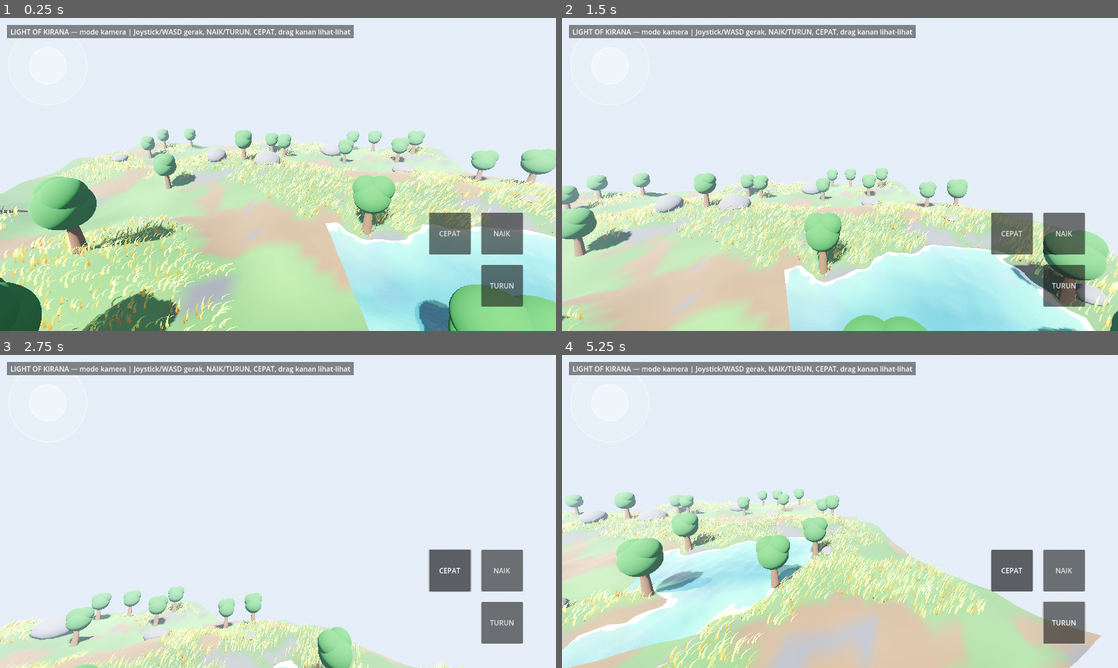
Above: before the commit, frames 1-4 (two rows, left to right).
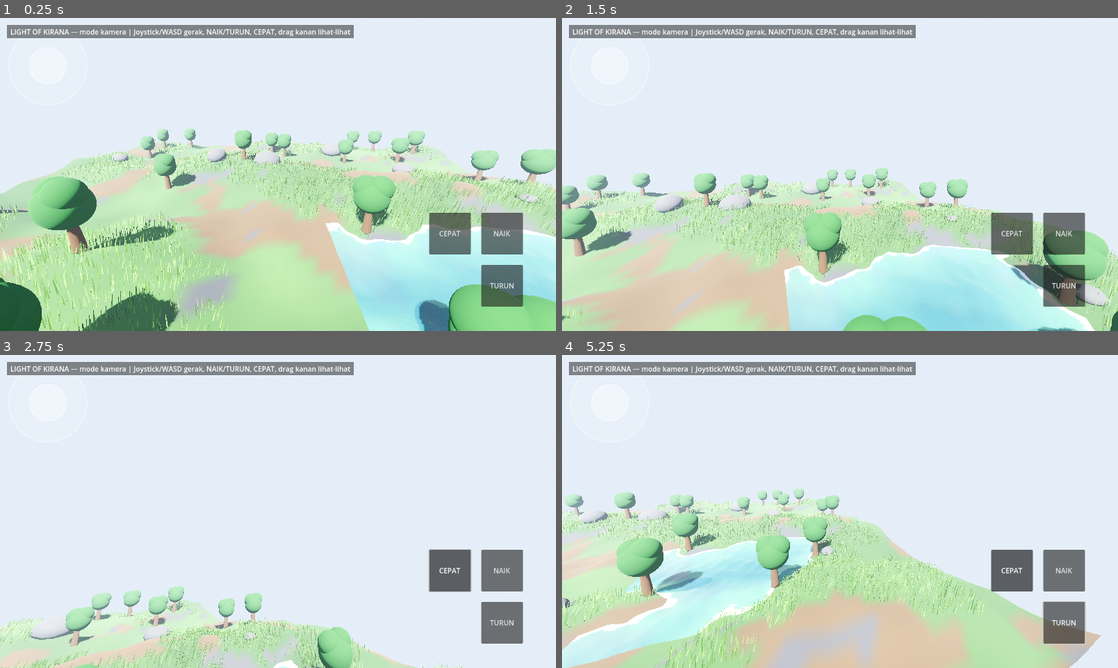
Above: after the commit, the same moments.

Repository: bagus123triga/light-of-kirana
Game: Godot game, scene res://scenes/main.tscn
The game is run twice, just before and just after one commit, with the same random seed, the same clock (stepped at 60 frames per second) and the same inputs.
Inputs (mouse positions are in pixels of both pictures, inside the frame that each line leads up to):
- Up to frame 1 (0.25 s): no input
- Up to frame 2 (1.5 s): drag from (612, 64) to (895, 105) at 0.52 s; drag from (728, 190) to (812, 237) at 1.27 s
- Up to frame 3 (2.75 s): click "CEPAT" at 2 s
- Up to frame 4 (5.25 s): click "NAIK" at 2.75 s; click "TURUN" at 3.5 s; move the mouse to (895, 442) at 4.27 s; hold D 4.28-5 s; hold Shift 4.28-5 s; drag from (812, 574) to (673, 464) at 5.02 s

The runs differ from the first frame. In frame 1, 9.1% of the frame differs, in the area x 0-100%, y 38-100%; in frame 2, 5.5%; in frame 3, 2.5%; in frame 4, 6.1%.

Commit message:
Rumput lurus+runcing, warna ngikut tanah, angin sinkron suara, burung dihapus

Diff:
--- a/scripts/ambience.gd
+++ b/scripts/ambience.gd
@@ -3,13 +3,15 @@
 ## Suara dunia — REKAMAN ASLI dari Mixkit (lisensi gratis Mixkit, boleh
 ## dipakai di proyek/game), bukan sintesis. File di res://assets/audio/:
 ## wind (Wind blowing ambience, 62 dtk), water (Water flowing ambience
-## loop, 51 dtk), birds (Morning birds, potongan 30 dtk), step_grass
-## (Grass step), step_dirt (Footsteps in the forest ground — 1 langkah
-## 0.7 dtk dipotong dari loop), step_rock (Footsteps on stones loop —
-## 1 langkah 0.7 dtk dipotong dari loop), chop (Wood hard hit), fall
-## (Tree branch brake), splash (Water splash).
+## loop, 51 dtk), step_grass (Grass step), step_dirt (Footsteps in the
+## forest ground — 1 langkah 0.7 dtk dipotong dari loop), step_rock
+## (Footsteps on stones loop — 1 langkah 0.7 dtk dipotong dari loop),
+## chop (Wood hard hit), fall (Tree branch brake), splash (Water splash).
+## Suara burung DIHAPUS (minta Bagus 2026-11-09: tidak ada burung).
 ## Langkah tanah/batu tidak ada versi 1-langkah di Mixkit, jadi dipotong
 ## dari loop langkah kaki — kalau terdengar aneh, ganti sumbernya.
+## Angin: SATU nilai dengan goyangan rumput (world.gd) — kadang reda
+## total (suara angin nyaris hilang), kadang berhembus.
 
 var wind_strength := 0.35
 
@@ -21,8 +23,6 @@
 var _chop_stream: AudioStreamOggVorbis
 var _fall_stream: AudioStreamOggVorbis
 var _splash_stream: AudioStreamOggVorbis
-var _birds_stream: AudioStreamOggVorbis
-var _bird_timer := 8.0
 var _rng := RandomNumberGenerator.new()
 
 
@@ -52,7 +52,6 @@
 	_chop_stream = load("res://assets/audio/chop.ogg")
 	_fall_stream = load("res://assets/audio/fall.ogg")
 	_splash_stream = load("res://assets/audio/splash.ogg")
-	_birds_stream = load("res://assets/audio/birds.ogg")
 
 
 func _loop_stream(path: String) -> AudioStreamOggVorbis:
@@ -62,13 +61,10 @@
 
 
 func _process(delta: float) -> void:
-	# Volume angin mengikuti kekuatan angin (nilai yang sama dengan rumput).
-	var target := lerpf(-24.0, -10.0, clampf(wind_strength / 0.7, 0.0, 1.0))
+	# Volume angin mengikuti kekuatan angin yang SAMA dengan rumput.
+	# Angin 0 = reda total → suara nyaris hilang (-40 dB).
+	var target := lerpf(-40.0, -10.0, clampf(wind_strength, 0.0, 1.0))
 	_wind_player.volume_db = lerpf(_wind_player.volume_db, target, delta * 0.5)
-	_bird_timer -= delta
-	if _bird_timer <= 0.0:
-		_bird_timer = _rng.randf_range(20.0, 40.0)
-		_play_one_shot(_birds_stream, -22.0, _rng.randf_range(0.95, 1.05))
 
 
 func set_wind(strength: float) -> void:
--- a/scripts/world.gd
+++ b/scripts/world.gd
@@ -13,7 +13,7 @@
 const LAKE_CENTER := Vector2(14.0, 12.0)
 const LAKE_RADIUS := 9.0
 const WATER_LEVEL := -0.25
-const GRASS_COUNT := 12000
+const GRASS_COUNT := 20000
 const TREE_COUNT := 24
 const BOULDER_COUNT := 14
 
@@ -45,11 +45,15 @@
 
 
 func _process(delta: float) -> void:
-	# Satu nilai angin untuk suara angin (goyangan rumput diatur shader
-	# gameidea sendiri dari tekstur noise + TIME).
+	# SATU nilai angin untuk semuanya: goyangan rumput (shader) + volume
+	# suara angin. Angin TIDAK terus-menerus — kadang reda total (0),
+	# kadang berhembus kencang (1). Dua sinus berperiode beda biar
+	# polanya tidak berulang monoton.
 	var t := Time.get_ticks_msec() / 1000.0
-	wind_strength = 0.35 + 0.25 * sin(t * 0.13) + 0.12 * sin(t * 0.71 + 1.3)
-	wind_strength = clampf(wind_strength, 0.1, 0.7)
+	var g := sin(t * 0.10) * 0.6 + sin(t * 0.023 + 1.7) * 0.4
+	wind_strength = clampf(g, 0.0, 1.0)
+	if grass_material:
+		grass_material.set_shader_parameter("wind_amount", wind_strength)
 	if _ambience and _ambience.has_method("set_wind"):
 		_ambience.set_wind(wind_strength)
 
@@ -219,17 +223,13 @@
 func _blade_mesh() -> ArrayMesh:
 	# 2 quad menyilang — shader gameidea mengharapkan quad penuh: UV.x
 	# 0..1 selebar bilah, UV.y = 0 di ujung, 1 di pangkal, biar discard-nya
-	# membentuk bilah yang meruncing. UKURAN IKUT ARTIKEL: bilah TIPIS
-	# (lebar 0.09, tinggi 0.6).
-	# 3 SEGMEN TINGGI (4 baris verteks): biar bilah bisa MELENGKUNG,
-	# bukan kaku miring seperti tongkat — lengkung shader
-	# (pow(1-UV.y, 2)) baru kelihatan kalau ada verteks di tengah.
+	# membentuk bilah yang meruncing. LURUS saja, tanpa segmen lengkung
+	# (minta Bagus 2026-11-09: "lurus aja nggak usah 3 shape").
+	# Bilah TIPIS (lebar 0.06, tinggi 0.6) biar runcing.
 	var verts := PackedVector3Array()
 	var uvs := PackedVector2Array()
 	var indices := PackedInt32Array()
-	var half_w := 0.045
-	var rows := [0.0, 0.2, 0.4, 0.6]
-	var row_uv := [1.0, 0.667, 0.333, 0.0]
+	var half_w := 0.03
 	var quads := [
 		[Vector3(-half_w, 0.0, 0.0), Vector3(half_w, 0.0, 0.0)],
 		[Vector3(0.0, 0.0, -half_w), Vector3(0.0, 0.0, half_w)],
@@ -238,16 +238,11 @@
 	for q in quads:
 		var bl: Vector3 = q[0]
 		var br: Vector3 = q[1]
-		var up := Vector3(0.0, 1.0, 0.0)
-		for r in rows.size():
-			verts.append(bl + up * rows[r])
-			verts.append(br + up * rows[r])
-			uvs.append(Vector2(0.0, row_uv[r]))
-			uvs.append(Vector2(1.0, row_uv[r]))
-		for r in rows.size() - 1:
-			var b0 := base + r * 2
-			indices.append_array([b0, b0 + 1, b0 + 3, b0, b0 + 3, b0 + 2])
-		base += rows.size() * 2
+		# Kiri-bawah, kanan-bawah, kanan-atas (ujung), kiri-atas (ujung).
+		verts.append_array([bl, br, br + Vector3(0.0, 0.6, 0.0), bl + Vector3(0.0, 0.6, 0.0)])
+		uvs.append_array([Vector2(0.0, 1.0), Vector2(1.0, 1.0), Vector2(1.0, 0.0), Vector2(0.0, 0.0)])
+		indices.append_array([base + 0, base + 1, base + 2, base + 0, base + 2, base + 3])
+		base += 4
 	var arrays := []
 	arrays.resize(Mesh.ARRAY_MAX)
 	arrays[Mesh.ARRAY_VERTEX] = verts
@@ -275,11 +270,13 @@
 	fnl.frequency = 0.05
 	noise_tex.noise = fnl
 	grass_material.set_shader_parameter("wind_noise", noise_tex)
-	# Nilai artikel (blade_bend 0.5, gust 1.0) bikin ujung bilah 0.6 m
-	# terdorong ~0.7 m ke samping — bilah rebah jadi daun. Dilunakkan:
-	# bilah tetap tegak, cuma bergoyang.
-	grass_material.set_shader_parameter("blade_bend", 0.2)
-	grass_material.set_shader_parameter("gust_strength", 0.6)
+	# Angin dilunakkan biar bilah tegak lurus & cuma bergoyang pelan
+	# (minta Bagus: angin kekencengan, bilah harus lurus).
+	grass_material.set_shader_parameter("blade_bend", 0.05)
+	grass_material.set_shader_parameter("gust_strength", 0.3)
+	grass_material.set_shader_parameter("still_sway_strength", 0.06)
+	# Bilah lebih runcing: lebar discard 70% (bawah tidak terlalu besar).
+	grass_material.set_shader_parameter("blade_width", 0.7)
 	var multimesh := MultiMesh.new()
 	multimesh.transform_format = MultiMesh.TRANSFORM_3D
 	multimesh.use_colors = false
@@ -303,7 +300,10 @@
 			Vector3(x, y, z)
 		)
 		multimesh.set_instance_transform(placed, t)
-		multimesh.set_instance_custom_data(placed, Color(rng.randf() * TAU, 0.0, 0.0, 0.0))
+		# Warna rumput NGIKUT warna tanah di bawahnya (minta Bagus):
+		# INSTANCE_CUSTOM.rgb = warna tanah titik itu, .a = variasi acak.
+		var gc := _ground_color(x, z)
+		multimesh.set_instance_custom_data(placed, Color(gc.r, gc.g, gc.b, rng.randf()))
 		placed += 1
 	multimesh.instance_count = placed
 	var mmi := MultiMeshInstance3D.new()
--- a/shaders/grass_wind.gdshader
+++ b/shaders/grass_wind.gdshader
@@ -11,8 +11,6 @@
 
 uniform float blade_height_taper = 2.0;
 uniform float blade_width = 1.0;
-uniform vec4 color_top : source_color = vec4(0.667, 0.922, 0.431, 1.0);
-uniform vec4 color_bottom : source_color = vec4(0.651, 0.282, 0.0, 1.0);
 uniform vec3 color_variation : source_color = vec3(0.9, 0.9, 0.2);
 uniform float patch_scale = 5.0;
 uniform sampler2D wind_noise : hint_default_white;
@@ -23,6 +21,9 @@
 uniform float still_sway_strength = 0.1;
 uniform float gust_strength = 1.0;
 uniform float gust_frequency = 0.08;
+// Kekuatan angin global 0..1 dari world.gd — SATU nilai dengan suara
+// angin, kadang 0 (reda total) kadang 1 (berhembus). Bukan dari artikel.
+uniform float wind_amount = 0.5;
 uniform vec3 player_position = vec3(0.0, -100.0, 0.0);
 uniform float interaction_radius = 1.0;
 uniform float interaction_push = 1.0;
@@ -31,9 +32,15 @@
 varying float v_patch;
 varying float v_wind_intensity;
 varying float v_height;
+// Warna tanah di bawah helai ini (INSTANCE_CUSTOM.rgb dari MultiMesh) —
+// warna rumput ngikut warna bawahnya (minta Bagus), bukan warna tetap.
+varying vec3 v_ground;
+varying float v_var;
 
 void vertex() {
 	v_height = UV.y;
+	v_ground = INSTANCE_CUSTOM.rgb;
+	v_var = INSTANCE_CUSTOM.a;
 
 	vec3 world_pos = (MODEL_MATRIX * vec4(0.0, 0.0, 0.0, 1.0)).xyz;
 
@@ -62,7 +69,8 @@
 	// Trik yang sama dengan interaksi pemain di artikel: offset world
 	// diubah ke local lewat inverse(MODEL_MATRIX).
 	vec2 wind_dir = normalize(wind_direction);
-	vec3 world_offset = vec3(wind_dir.x, 0.0, wind_dir.y) * (idle_sway + gust_push + blade_bend) * bend_strength;
+	// Angin diskala wind_amount (0 = reda total, bilah tegak diam).
+	vec3 world_offset = vec3(wind_dir.x, 0.0, wind_dir.y) * ((idle_sway + gust_push) * wind_amount + blade_bend) * bend_strength;
 
 	// preserve volume / prevent stretching
 	float dist_moved = length(world_offset.xz);
@@ -96,11 +104,14 @@
 	float shape_mask = pow(UV.y, 1.0 / blade_height_taper);
 	if (center_dist > shape_mask * blade_width) discard;
 
-	// color
-	vec3 gradient = mix(color_top.rgb, color_bottom.rgb, UV.y);
-	vec3 wind_highlight = color_top.rgb * 1.5;
-	vec3 varied_color = mix(gradient, color_variation, v_patch * 0.3);
-	vec3 final_color = mix(varied_color, wind_highlight, v_wind_intensity * 0.4);
+	// color — ngikut warna tanah di bawahnya: ujung lebih terang,
+	// pangkal = warna tanah. Variasi kecil per helai dari INSTANCE_CUSTOM.a.
+	vec3 tip_col = v_ground * 1.5;
+	vec3 gradient = mix(tip_col, v_ground, UV.y);
+	vec3 wind_highlight = tip_col * 1.5;
+	vec3 varied_color = mix(gradient, color_variation, v_patch * 0.2);
+	varied_color *= 0.9 + v_var * 0.2;
+	vec3 final_color = mix(varied_color, wind_highlight, v_wind_intensity * 0.4 * wind_amount);
 	ALBEDO = final_color;
 
 	float bottom_to_top = v_height; // 0 = tip, 1 = base
Not shown, removed: assets/audio/birds.ogg.import
Not shown, changed: Agent.md
Not shown, removed: assets/audio/birds.ogg
